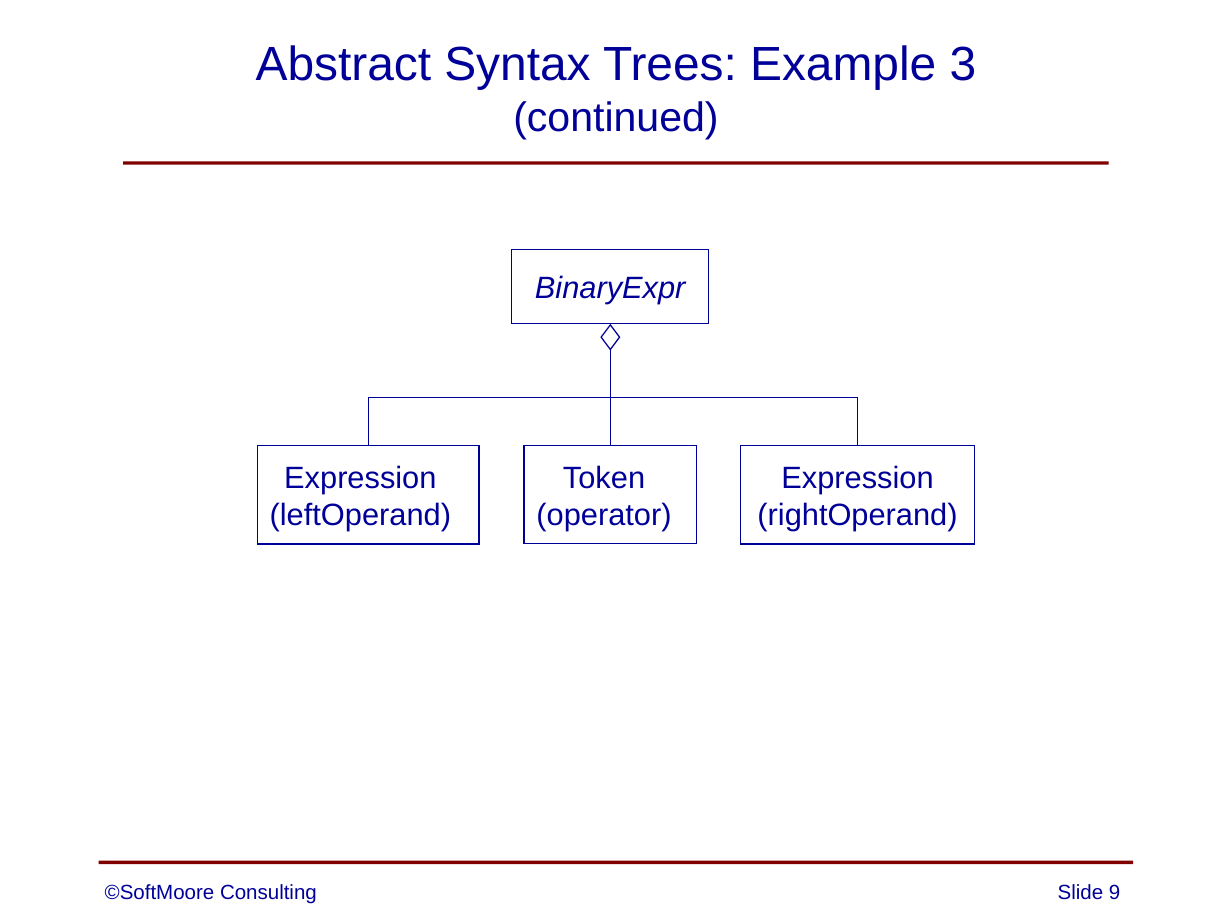
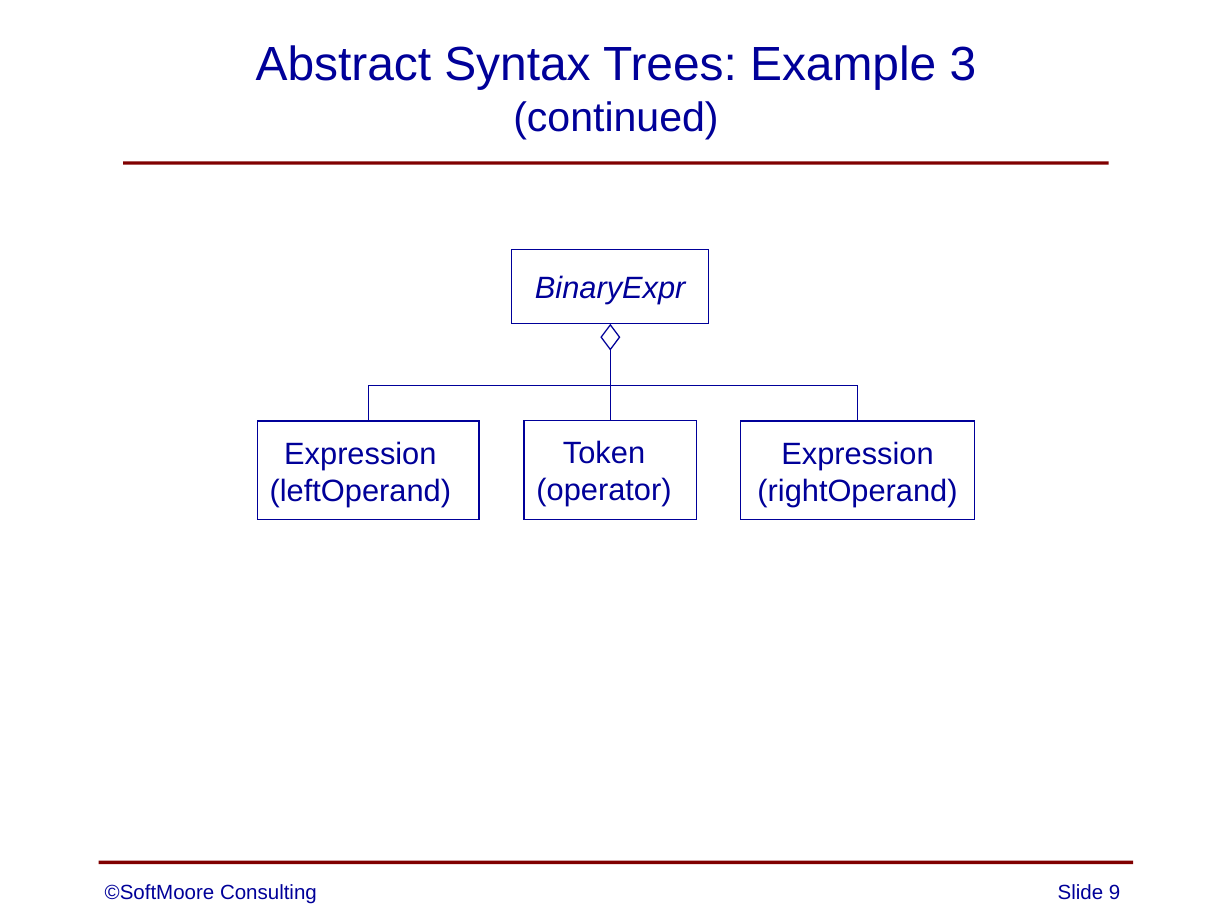
Before and after one commit to SoftMoore/CPRL, a slide deck: slide 9 of PowerPoint Slides/08 - Abstract Syntax Trees.pptx. Drawn at 1232x924 pixels with LibreOffice and Linux fonts; fonts in the diff are those of the drawing. Boxes give left, top, right and bottom in pixels: in the first picture for what was removed or moved away, otherwise in the second. Text is boxed around its words. In the diff, an @@ line names an element or a change of style, - is before the commit and + after.

Commit message:
minor tweak to image in PowerPoint slide

```diff
--- a/PowerPoint Slides/08 - Abstract Syntax Trees.pptx
+++ b/PowerPoint Slides/08 - Abstract Syntax Trees.pptx
@@ elbow line moved from (610, 350) - (368, 446) to (610, 350) - (368, 421) @@
@@ elbow line moved from (610, 350) - (857, 446) to (610, 350) - (857, 421) @@
@@ line moved from (610, 350) - (610, 445) to (610, 350) - (610, 421) @@
@@ 3 rectangles: place and size @@
-3 rectangles at [257, 445, 975, 545]
+3 rectangles at [257, 421, 975, 520]
```
Also in this commit, not shown: 1 other file.
